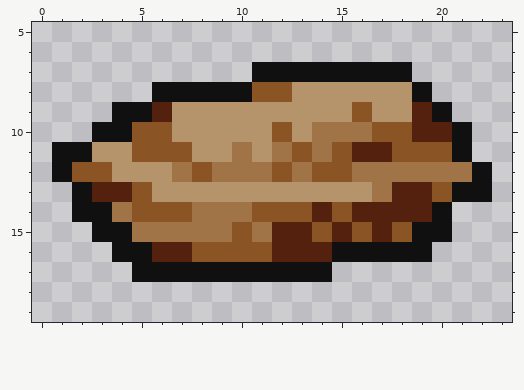
Pixel-art sprite -- Entities/Structures/Sandbag/Sandbag_Icon.png. That is the earlier state.
The file is 24x24 pixels. Shown: x 0..23, y 5..19.
Once edited:
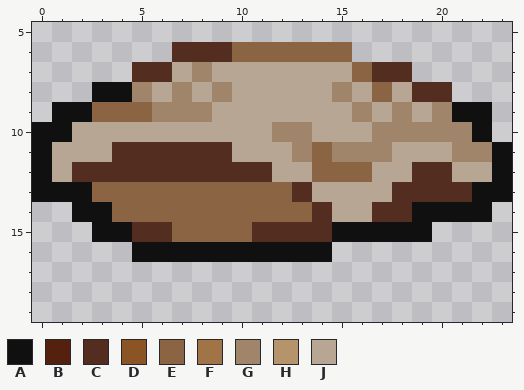
Palette (. is transparent): A #101010  B #53210e  C #532e20  D #8b5424  E #8b6443  F #a07447  G #a0856a  H #b6946b  J #b6a693
Changes in this commit:
Changed rows in their new state; - is an unchanged pixel.
first column x 0:
 6 -------CCCEEEEEE--------
 7 -----CCJGJJJJJJJECC-----
 8 ---AAGJGJGJJJJJGJEJCC---
 9 -AAEEEGGGJJJJJJJGJGJGAA-
10 AAJJJJJJJJJJGGJJJGGGGGA-
11 AJJJCCCCCCJJJGEGGGJJJGGA
12 AJCCCCCCCCCCJJEEEJJCCJJA
13 AA-EEEEEEEEEECJJJJCCCC-A
14 ----EEEEEEEEEECJJCCA-AA-
15 -----CCEEEECCCCAAAA-.---
16 ----.-AAAAAAAAA.....----
17 -----..........---------
